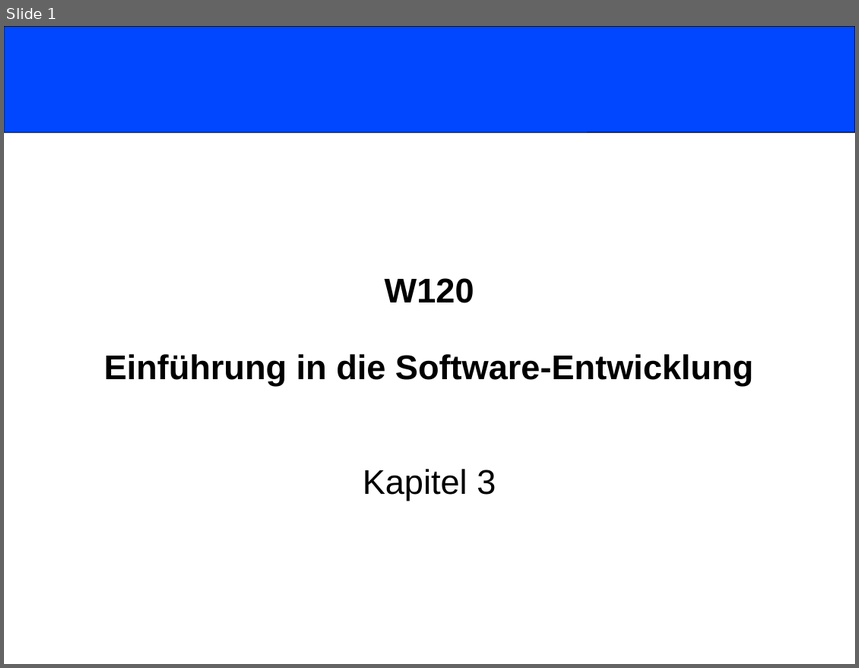
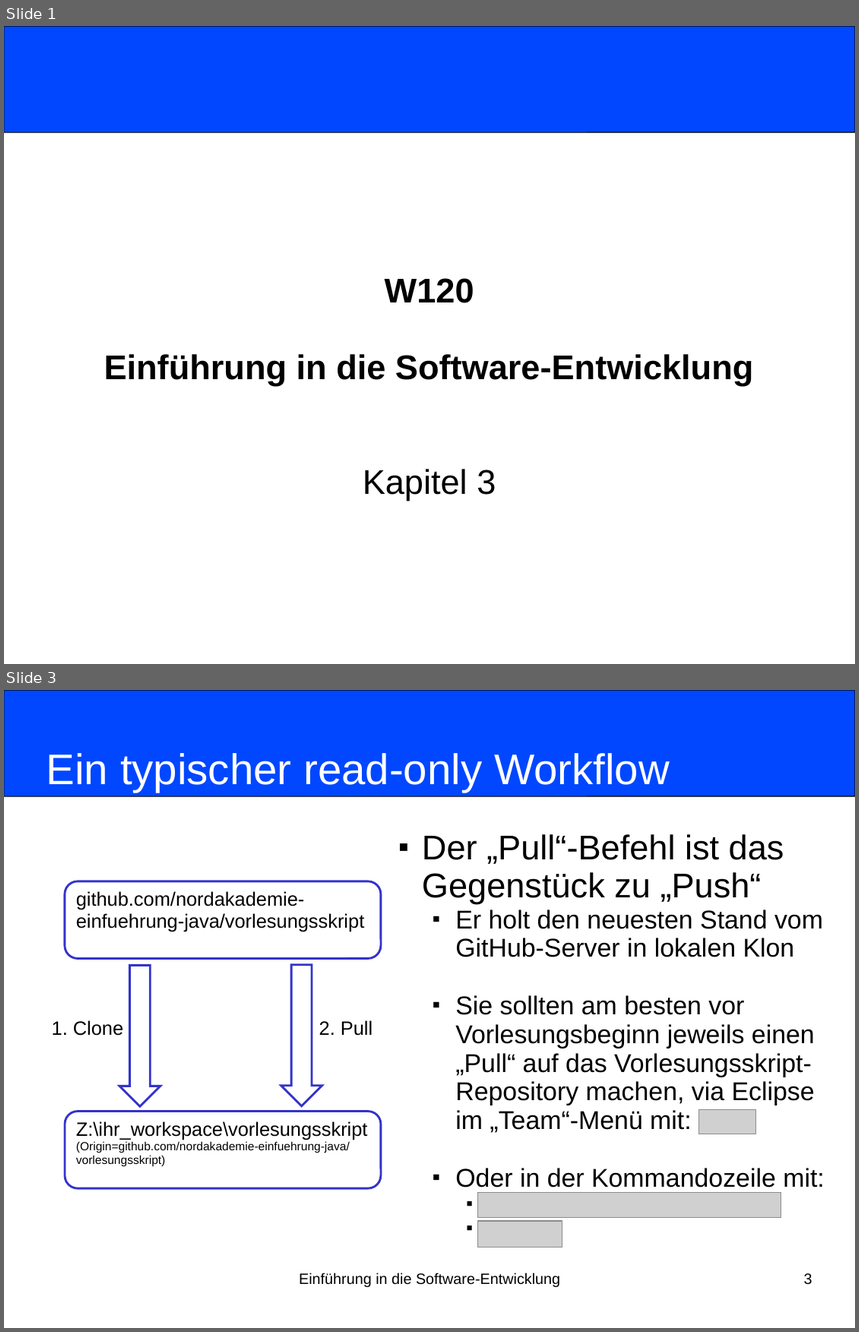
Before and after one commit to nordakademie-einfuehrung-java/vorlesungsskript, a slide deck: folien/Semester_03_Termin_03_Kapitel03.ppt. Shown one above the other, each under a label of ours: slide 1 before the commit, slides 1 and 3 after it; the slides between them are not shown. The pictures are 859x668 and 859x1332 pixels, drawn with LibreOffice and Linux fonts; fonts in the diff are those of the drawing; grey boxes stand for pictures. Boxes give left, top, right and bottom in pixels: in the first picture for what was removed or moved away, otherwise in the second. Text is boxed around its words. In the diff, an @@ line names an element or a change of style, - is before the commit and + after.

Commit message:
added git workflow (resolves #1)

```diff
--- a/folien/Semester_03_Termin_03_Kapitel03.ppt
+++ b/folien/Semester_03_Termin_03_Kapitel03.ppt
@@ slide 3 added at (4, 690, 855, 1328), background #FFFFFF @@
@@ rounded rectangle added at (4, 690, 855, 796), fill #0047FF, outline #000000 0.74 pt @@
@@ title added at (47, 753, 670, 792), 40 pt, text #FFFFFF @@
+Ein typischer read-only Workflow
@@ rounded rectangle added at (65, 882, 382, 959), fill #FFFFFF, outline #3333CC 2.01 pt, 18 pt, text #000000 @@
+github.com/nordakademie-einfuehrung-java/vorlesungsskript
@@ down arrow added at (120, 966, 161, 1107), fill #FFFFFF, outline #3333CC 2.01 pt @@
@@ text added at (52, 1021, 123, 1036), 18 pt, text #000000 @@
+1. Clone
@@ rounded rectangle added at (65, 1112, 381, 1189), fill #FFFFFF, outline #3333CC 2.01 pt, 11 pt, text #000000 @@
+Z:\ihr_workspace\vorlesungsskript
+(Origin=github.com/nordakademie-einfuehrung-java/vorlesungsskript)
@@ group added at (281, 834, 825, 1248): 3 pictures, 2 texts, 1 down arrow @@
+2. Pull
+■ Der „Pull“-Befehl ist das Gegenstück zu „Push“
+  ■ Er holt den neuesten Stand vom GitHub-Server in lokalen Klon
+  ■ Sie sollten am besten vor Vorlesungsbeginn jeweils einen „Pull“ auf das Vorlesungsskript-Repository machen, via Eclipse im „Team“-Menü mit:
+  ■ Oder in der Kommandozeile mit:
+    ■ .
+    ■ .
@@ text added at (299, 1273, 560, 1287), 14 pt, text #000000 @@
+Einführung in die Software-Entwicklung
@@ page number added at (804, 1274, 813, 1285), 14 pt, text #000000 @@
+3
```
Also in this commit, not shown: 1 other slide added.
